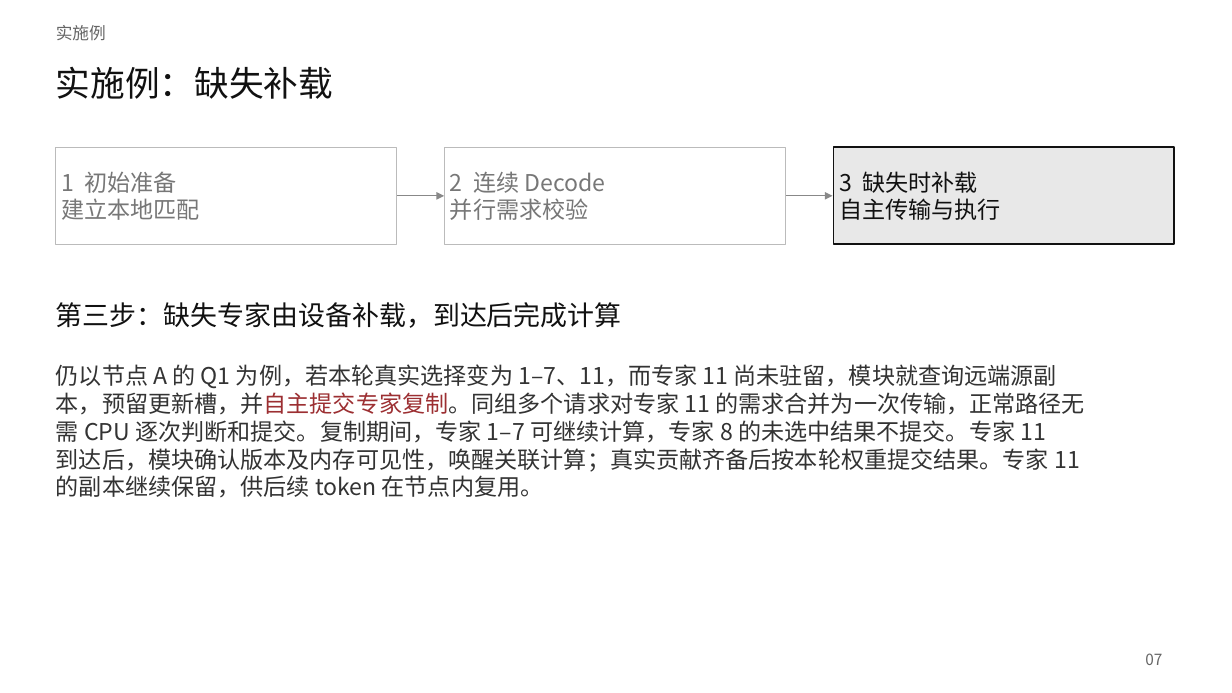
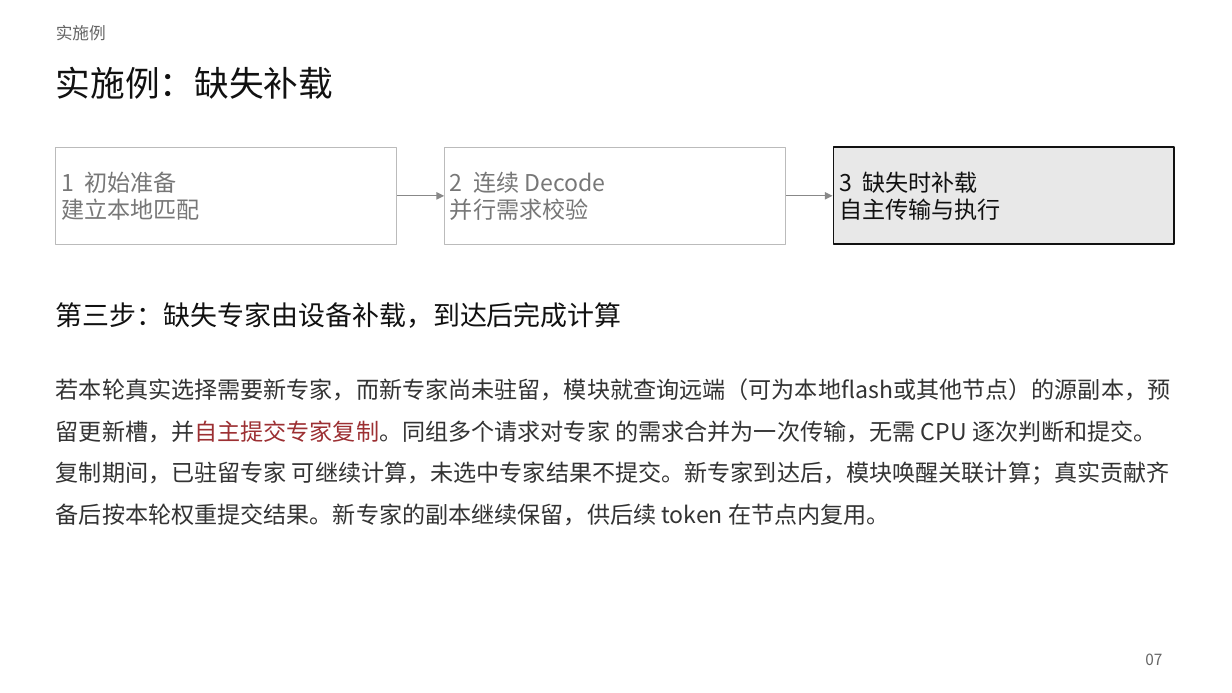
Before and after one commit to Frandium/kv_cache, a slide deck: slide 7 of main_swapmoe/patents/ppt/MoE解码专家驻留与自主补载.pptx. Drawn at 1232x693 pixels with LibreOffice and Linux fonts; fonts in the diff are those of the drawing. Boxes give left, top, right and bottom in pixels: in the first picture for what was removed or moved away, otherwise in the second. Text is boxed around its words. In the diff, an @@ line names an element or a change of style, - is before the commit and + after.

```diff
--- a/main_swapmoe/patents/ppt/MoE解码专家驻留与自主补载.pptx
+++ b/main_swapmoe/patents/ppt/MoE解码专家驻留与自主补载.pptx
@@ text at bbox=[56, 378, 1171, 525]: text changed @@
-仍以节点 A 的 Q1 为例，若本轮真实选择变为 1–7、11，而专家 11 尚未驻留，模块就查询远端源副
-本，预留更新槽，并自主提交专家复制。同组多个请求对专家 11 的需求合并为一次传输，正常路径无
-需 CPU 逐次判断和提交。复制期间，专家 1–7 可继续计算，专家 8 的未选中结果不提交。专家 11
-到达后，模块确认版本及内存可见性，唤醒关联计算；真实贡献齐备后按本轮权重提交结果。专家 11
-的副本继续保留，供后续 token 在节点内复用。
+若本轮真实选择需要新专家，而新专家尚未驻留，模块就查询远端（可为本地flash或其他节点）的源副本，预留更新槽，并自主提交专家复制。同组多个请求对专家 的需求合并为一次传输，无需 CPU 逐次判断和提交。
+复制期间，已驻留专家 可继续计算，未选中专家结果不提交。新专家到达后，模块唤醒关联计算；真实贡献齐备后按本轮权重提交结果。新专家的副本继续保留，供后续 token 在节点内复用。
```
Also in this commit, not shown: 4 other slides changed, 11 other files.
